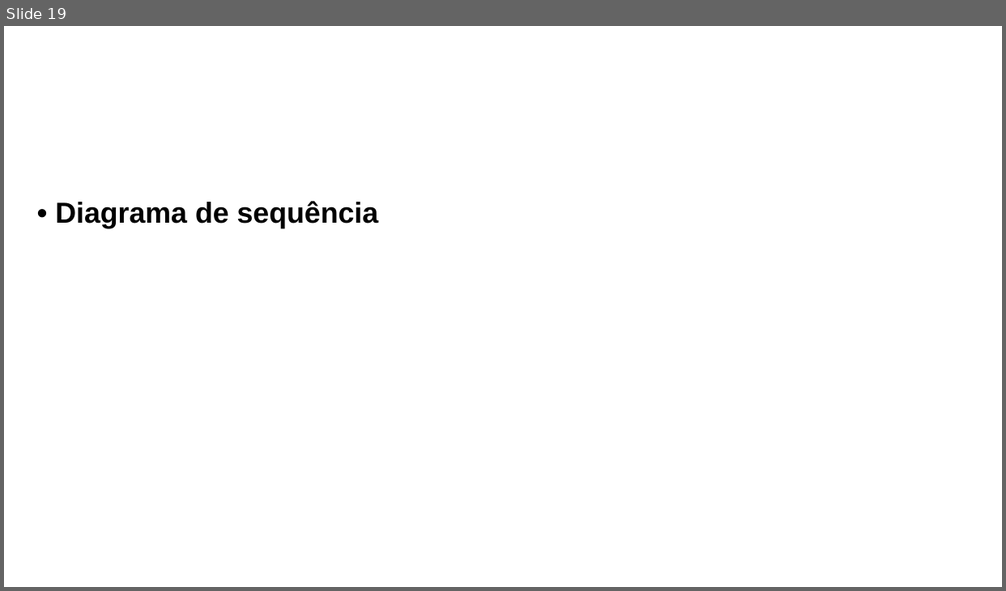
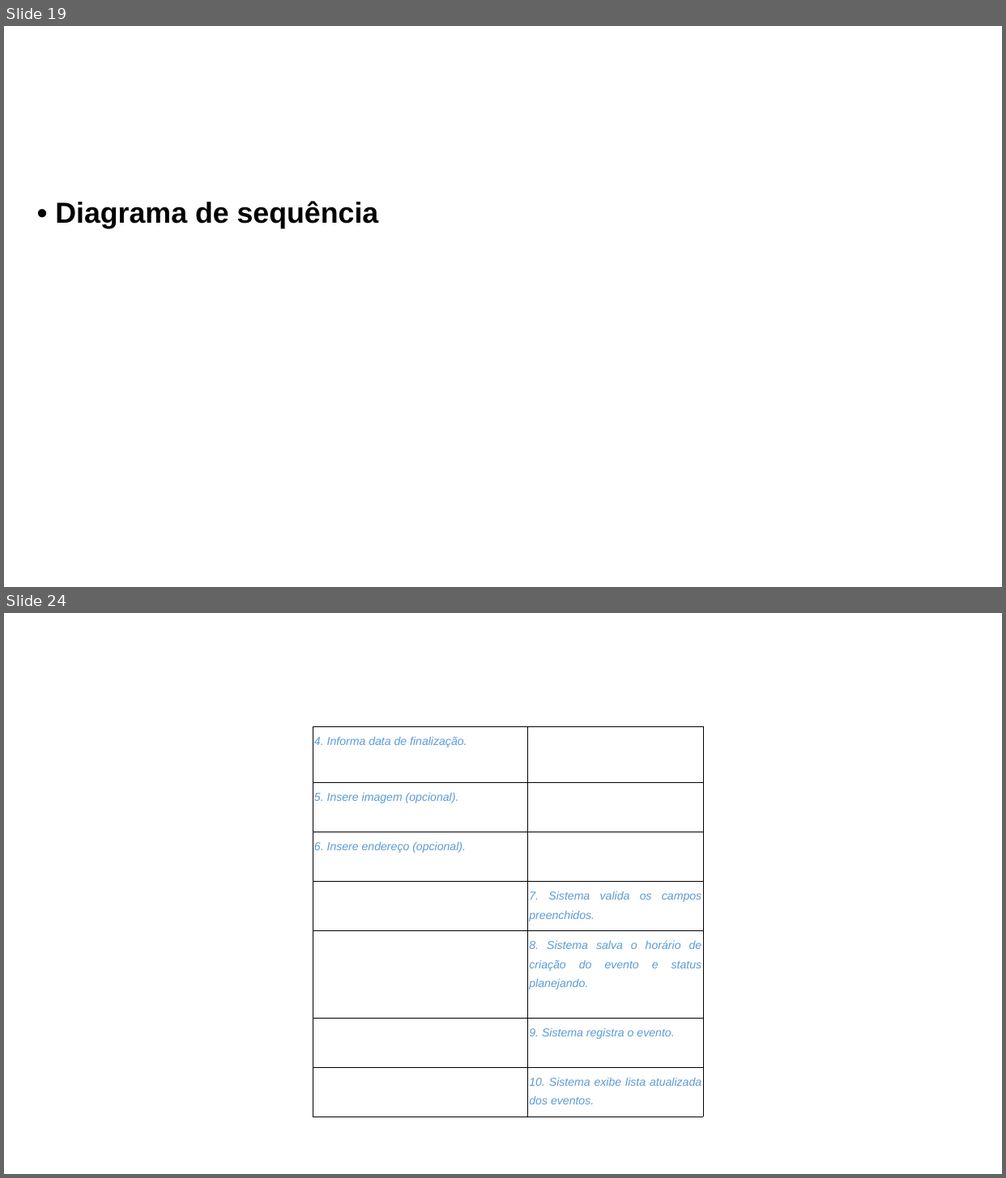
Before and after one commit to alanfranciscos/faitec-2024, a slide deck: docs/Eventify_PowerPoint.pptx. Shown one above the other, each under a label of ours: slide 19 before the commit, slides 19 and 24 after it; the slides between them are not shown. The pictures are 1006x591 and 1006x1178 pixels, drawn with LibreOffice and Linux fonts; fonts in the diff are those of the drawing; background and template pictures are left out. Boxes give left, top, right and bottom in pixels: in the first picture for what was removed or moved away, otherwise in the second. Text is boxed around its words. In the diff, an @@ line names an element or a change of style, - is before the commit and + after.

```diff
--- a/docs/Eventify_PowerPoint.pptx
+++ b/docs/Eventify_PowerPoint.pptx
@@ slide 24 added at bbox=[4, 613, 1002, 1174], background picture (left out) @@
@@ table added at bbox=[313, 726, 703, 1117], 7 rows, 2 columns @@
+4. Informa data de finalização. | 
+5. Insere imagem (opcional). | 
+6. Insere endereço (opcional). | 
+ | 7. Sistema valida os campos preenchidos.
+ | 8. Sistema salva o horário de criação do evento e status planejando.
+ | 9. Sistema registra o evento.
+ | 10. Sistema exibe lista atualizada dos eventos.
```
Also in this commit, not shown: 3 other slides added, 4 other files.
